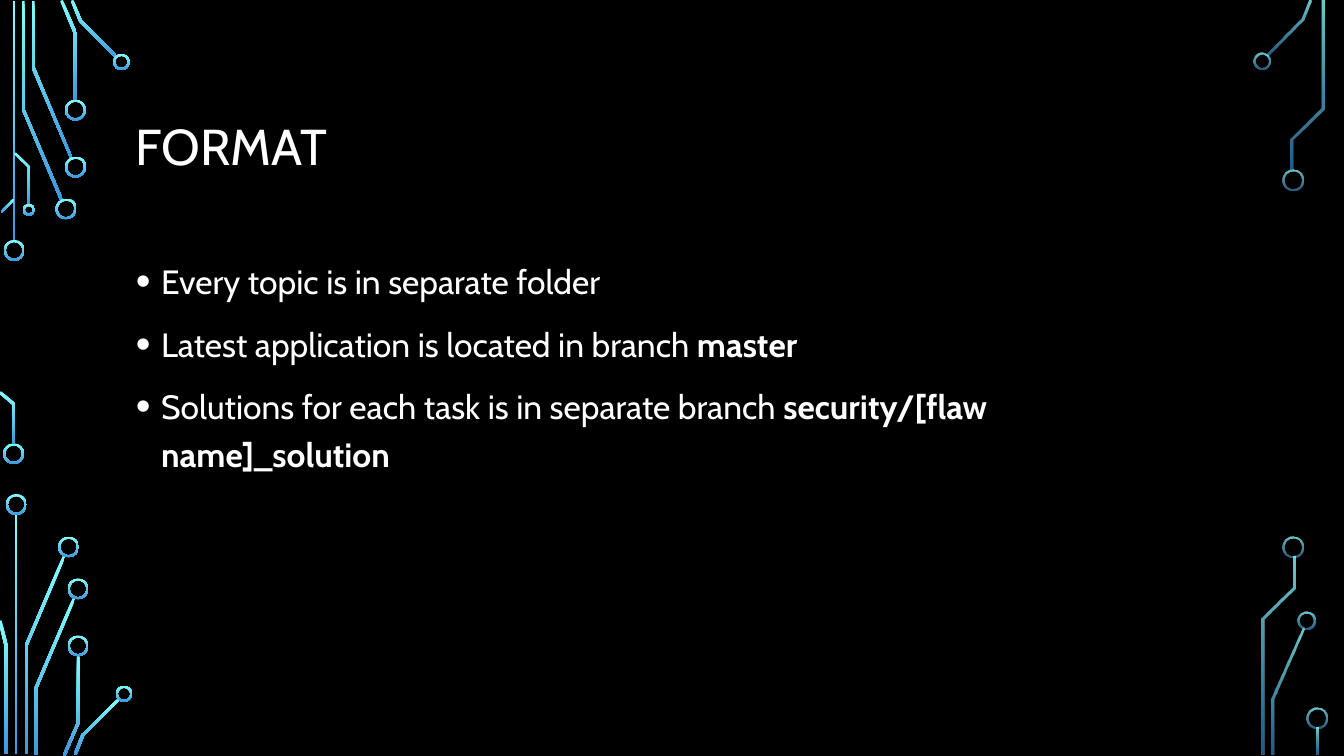
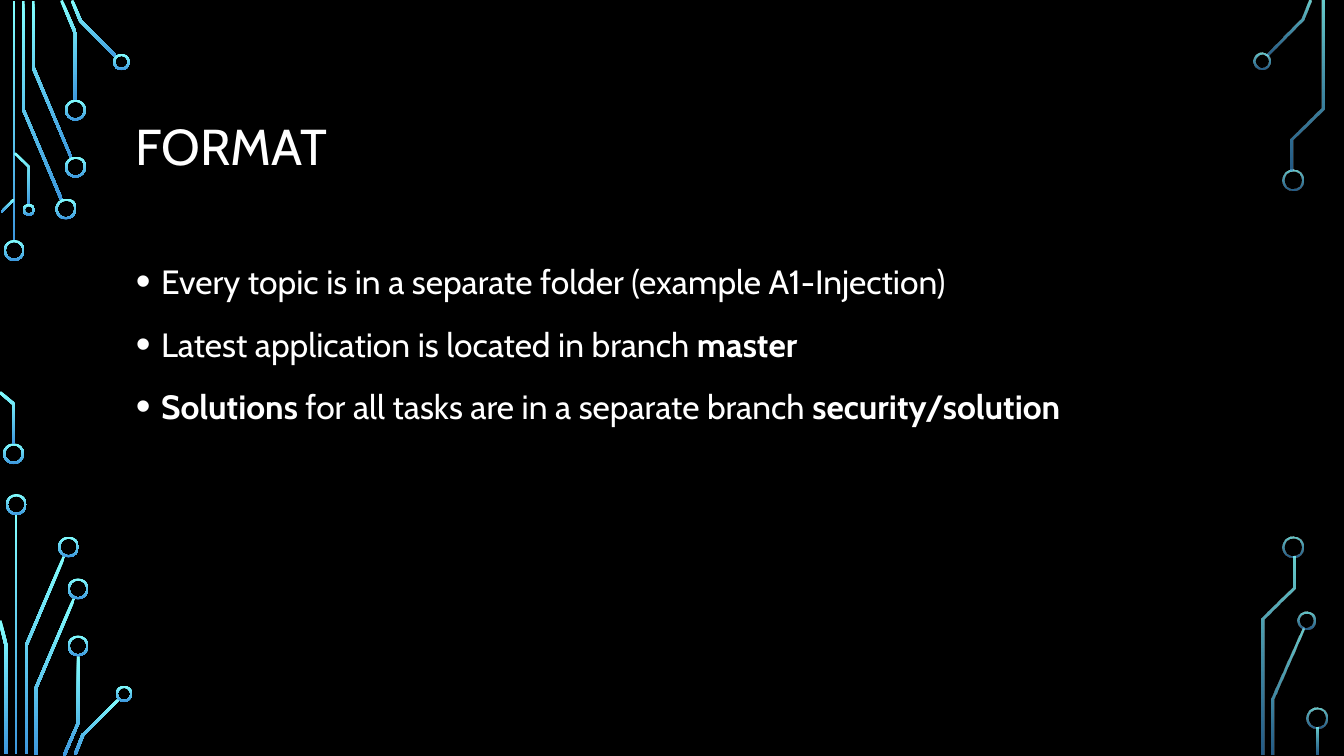
Before and after one commit to Zuehlke/security-onboarding, a slide deck: slide 3 of security/00-Introduction/Introduction.pptx. Drawn at 1344x756 pixels with LibreOffice and Linux fonts; fonts in the diff are those of the drawing; background and template pictures are left out. Boxes give left, top, right and bottom in pixels: in the first picture for what was removed or moved away, otherwise in the second. Text is boxed around its words. In the diff, an @@ line names an element or a change of style, - is before the commit and + after.

Commit message:
Changed security theory lessons to reference the C# app

```diff
--- a/security/00-Introduction/Introduction.pptx
+++ b/security/00-Introduction/Introduction.pptx
@@ text at (161, 268, 946, 302): text changed @@
-• Every topic is in separate folder
+• Every topic is in a separate folder (example A1-Injection)
@@ text at (161, 393, 1060, 427): text changed @@
-• Solutions for each task is in separate branch security/[flaw name]_solution
+• Solutions for all tasks are in a separate branch security/solution
```
Also in this commit, not shown: 4 other slides changed, 1 slide added, 22 other files.
